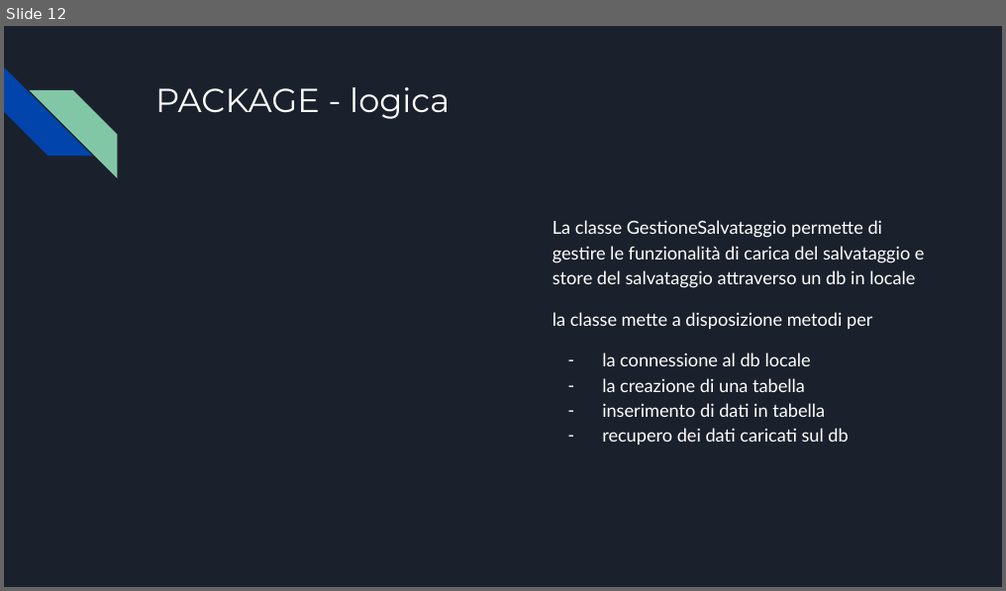
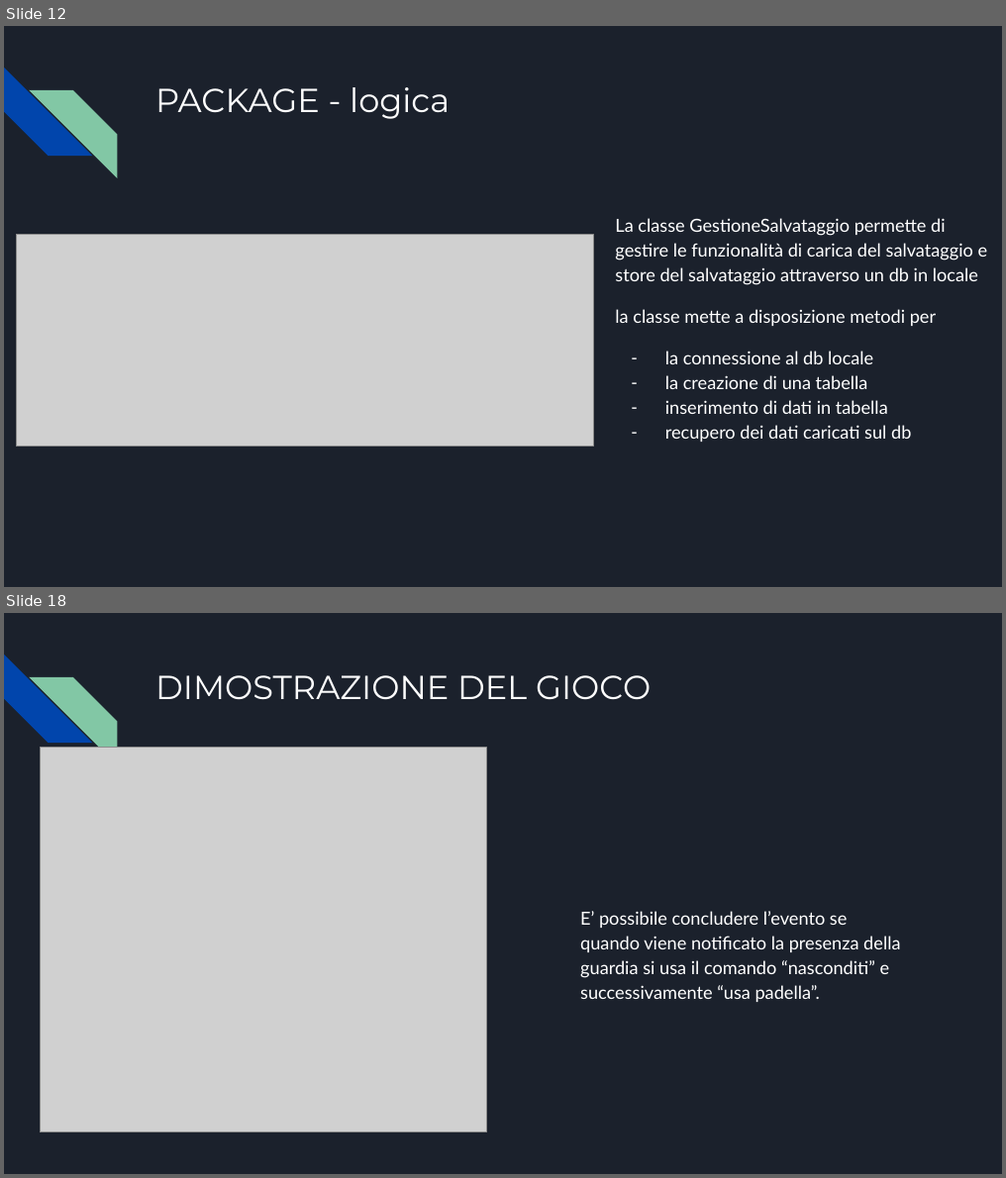
Before and after one commit to vitomarzocca/Esame-MAP, a slide deck: Presentazione senza titolo.pptx. Shown one above the other, each under a label of ours: slide 12 before the commit, slides 12 and 18 after it; the slides between them are not shown. The pictures are 1006x591 and 1006x1178 pixels, drawn with LibreOffice and Linux fonts; fonts in the diff are those of the drawing; grey boxes stand for pictures. Boxes give left, top, right and bottom in pixels: in the first picture for what was removed or moved away, otherwise in the second. Text is boxed around its words. In the diff, an @@ line names an element or a change of style, - is before the commit and + after.

```diff
--- a/Presentazione senza titolo.pptx
+++ b/Presentazione senza titolo.pptx
@@ slide 18 added at (4,613,1002,1174), background #1B212C; not listed: 2 template elements that a slide beside it also shows @@
@@ title added at (155,675,650,700), 24 pt, text #FFFFFF @@
+DIMOSTRAZIONE DEL GIOCO
@@ picture added at (40,748,486,1133) @@
@@ text added at (580,911,900,1002), 13 pt, text #FFFFFF @@
+E’ possibile concludere l’evento se quando viene notificato la presenza della guardia si usa il comando “nasconditi” e successivamente “usa padella”.
@@ slide 12 changed as well @@
@@ text "La classe GestioneSalvataggio permette di ...": place and size @@
-text "La classe GestioneSalvataggio permette di ..." at (552,220,925,445)
+text "La classe GestioneSalvataggio permette di ..." at (615,218,988,442)
@@ picture added at (16,235,594,446) @@
```
Also in this commit, not shown: 10 other slides changed, 8 other slides added, 4 other files.
